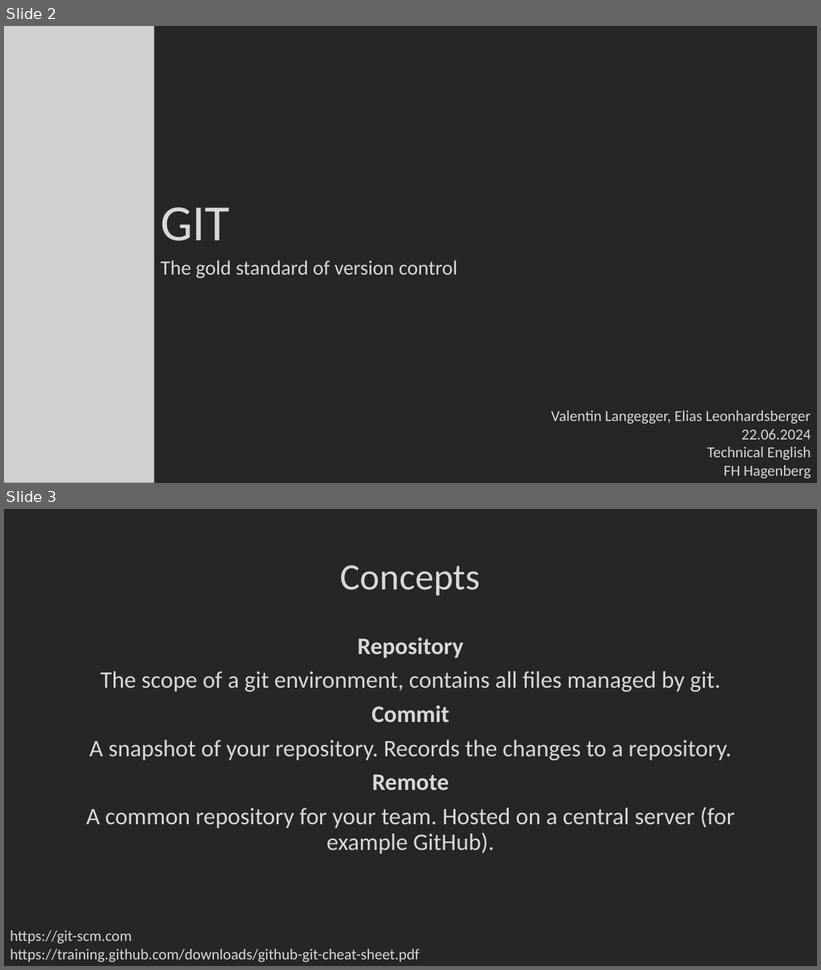
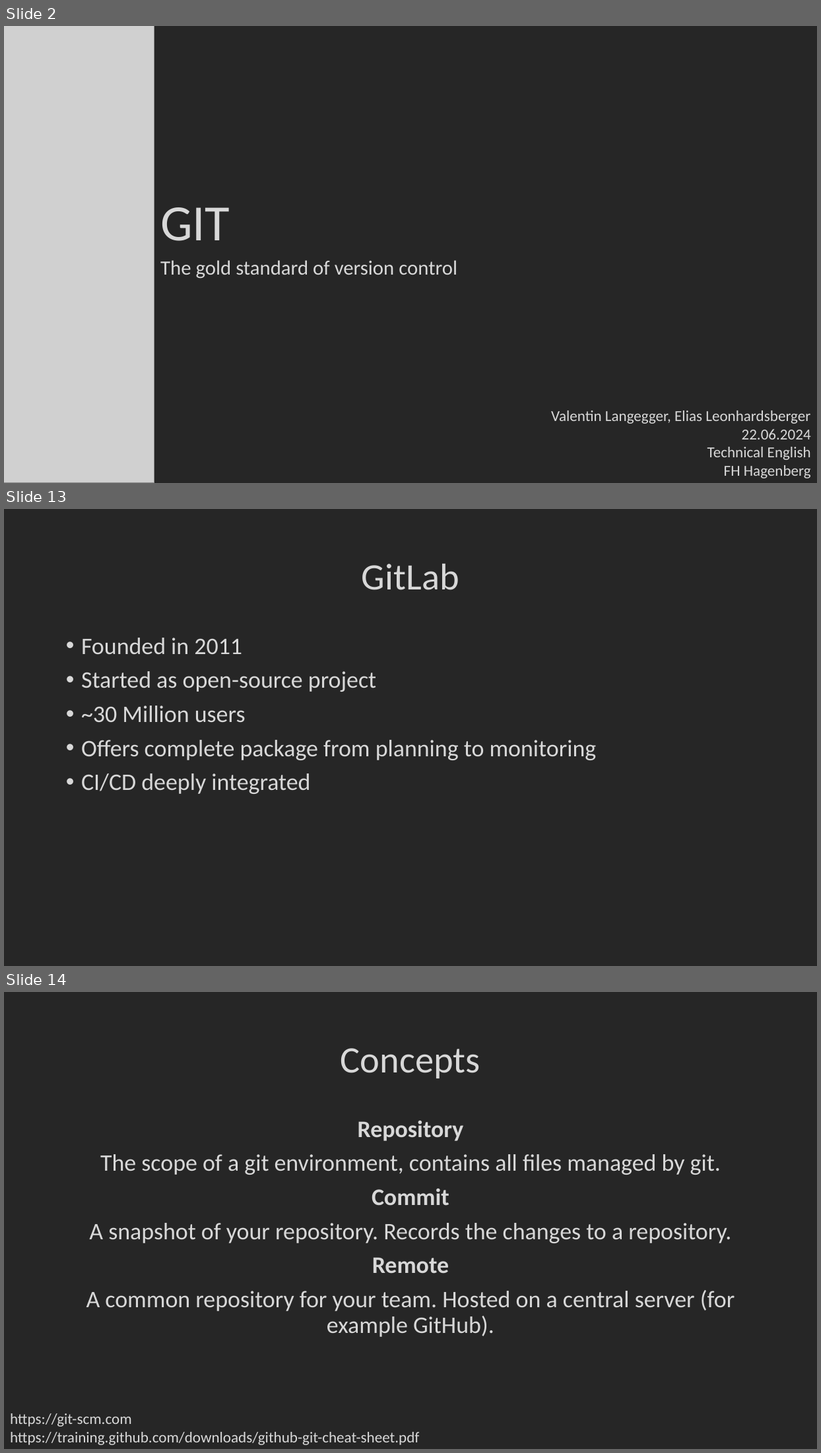
Before and after one commit to Xoechz/SEbaBB2, a slide deck: EN/GIT.pptx. Shown one above the other, each under a label of ours: slides 2 and 3 before the commit, slides 2, 13 and 14 after it; the slides between them are not shown. The pictures are 821x970 and 821x1453 pixels, drawn with LibreOffice and Linux fonts; fonts in the diff are those of the drawing; grey boxes stand for pictures; background and template pictures are left out. Boxes give left, top, right and bottom in pixels: in the first picture for what was removed or moved away, otherwise in the second. Text is boxed around its words. In the diff, an @@ line names an element or a change of style, - is before the commit and + after.

```diff
--- a/EN/GIT.pptx
+++ b/EN/GIT.pptx
@@ slide 13 added at [4, 509, 817, 966], background #262626 @@
@@ title added at [362, 564, 459, 590], 44 pt, text #D8D8D8 @@
+GitLab
@@ text added at [81, 638, 597, 794], 28 pt, text #D8D8D8 @@
+• Founded in 2011
+• Started as open-source project
+• ~30 Million users
+• Offers complete package from planning to monitoring
+• CI/CD deeply integrated
@@ what was slide 3 is now slide 14 @@
```
Also in this commit, not shown: 1 slide changed, 11 other slides added.
